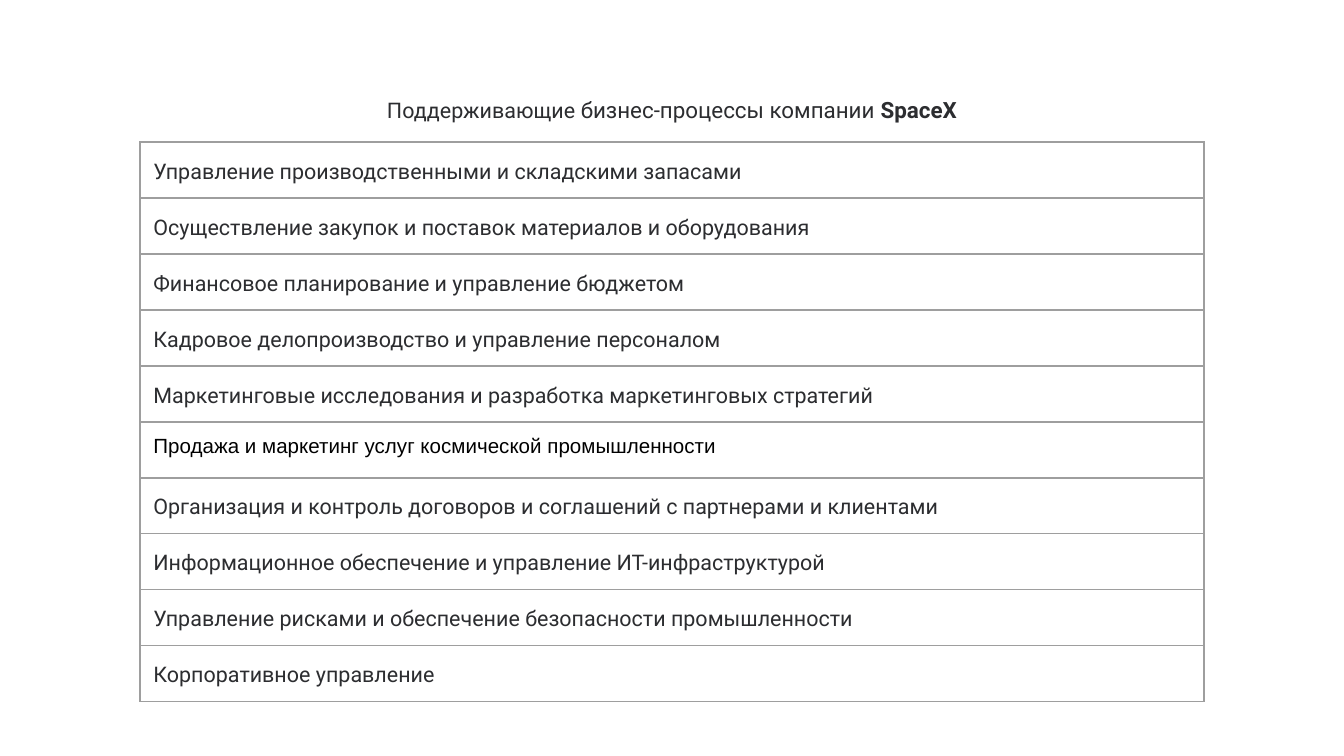
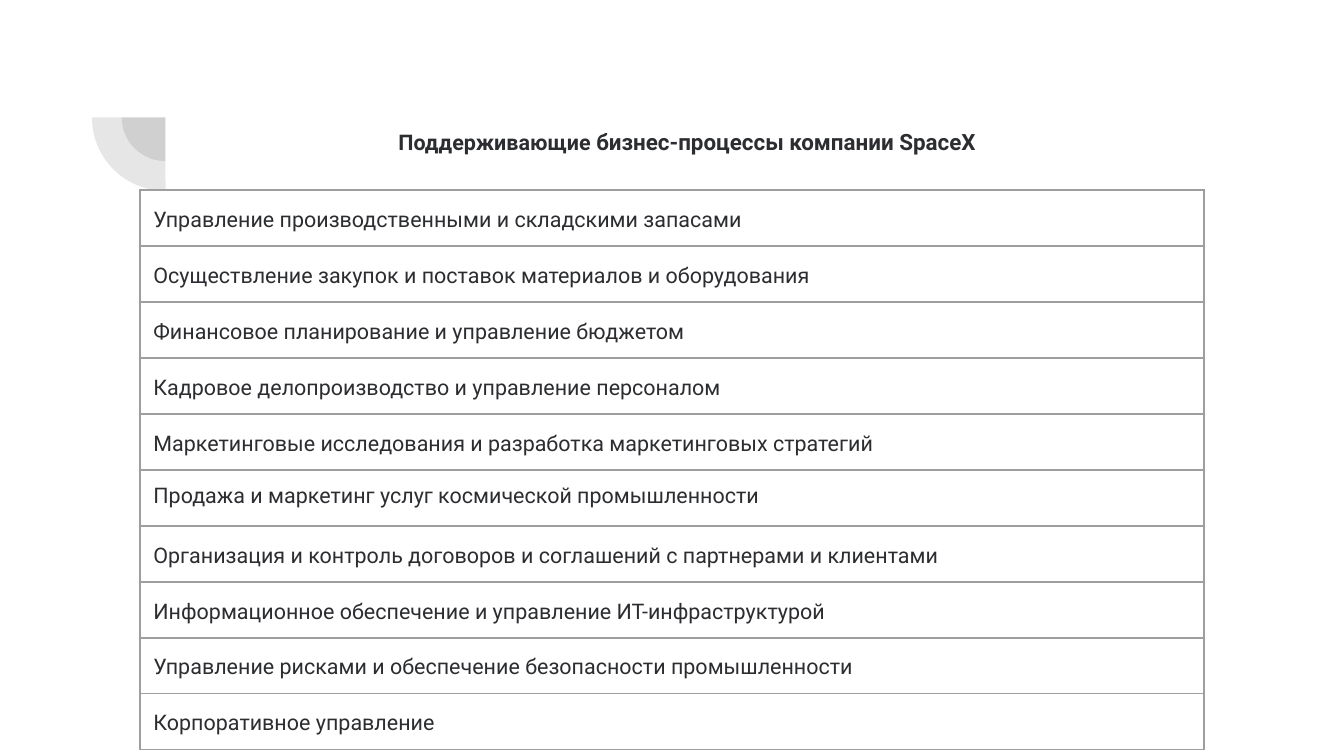
Before and after one commit to BlackStoneShadow/Business, a slide deck: slide 3 of Process/Lesson11/BPTotal.pptx. Drawn at 1344x756 pixels with LibreOffice and Linux fonts; fonts in the diff are those of the drawing. Boxes give left, top, right and bottom in pixels: in the first picture for what was removed or moved away, otherwise in the second. Text is boxed around its words. In the diff, an @@ line names an element or a change of style, - is before the commit and + after.

```diff
--- a/Process/Lesson11/BPTotal.pptx
+++ b/Process/Lesson11/BPTotal.pptx
@@ pie slice (boxed as its full ellipse) added at [91, 44, 238, 191], fill #424242 at 13% opacity @@
@@ pie slice (boxed as its full ellipse) added at [122, 74, 210, 161], fill #424242 at 13% opacity @@
@@ title "Поддерживающие бизнес-процессы компании SpaceX": place and size @@
-title "Поддерживающие бизнес-процессы компании SpaceX" at [387, 101, 957, 123]
+title "Поддерживающие бизнес-процессы компании SpaceX" at [398, 133, 975, 155]
@@ title "Поддерживающие бизнес-процессы компании SpaceX" at [398, 133, 975, 155]: bold on in "Поддерживающие бизнес-процессы компании" @@
@@ table at [140, 190, 1204, 739] @@
@@ size 11 to 11.5 pt, font Arial to Roboto, text colour #000000 to #2C2D30, highlight none to #FFFFFF in "Продажа и маркетинг услуг космической промышленности" @@
@@ table: place and size @@
-table at [140, 142, 1204, 691]
+table at [140, 190, 1204, 739]
```
Also in this commit, not shown: 5 other slides changed, 4 slides added.
